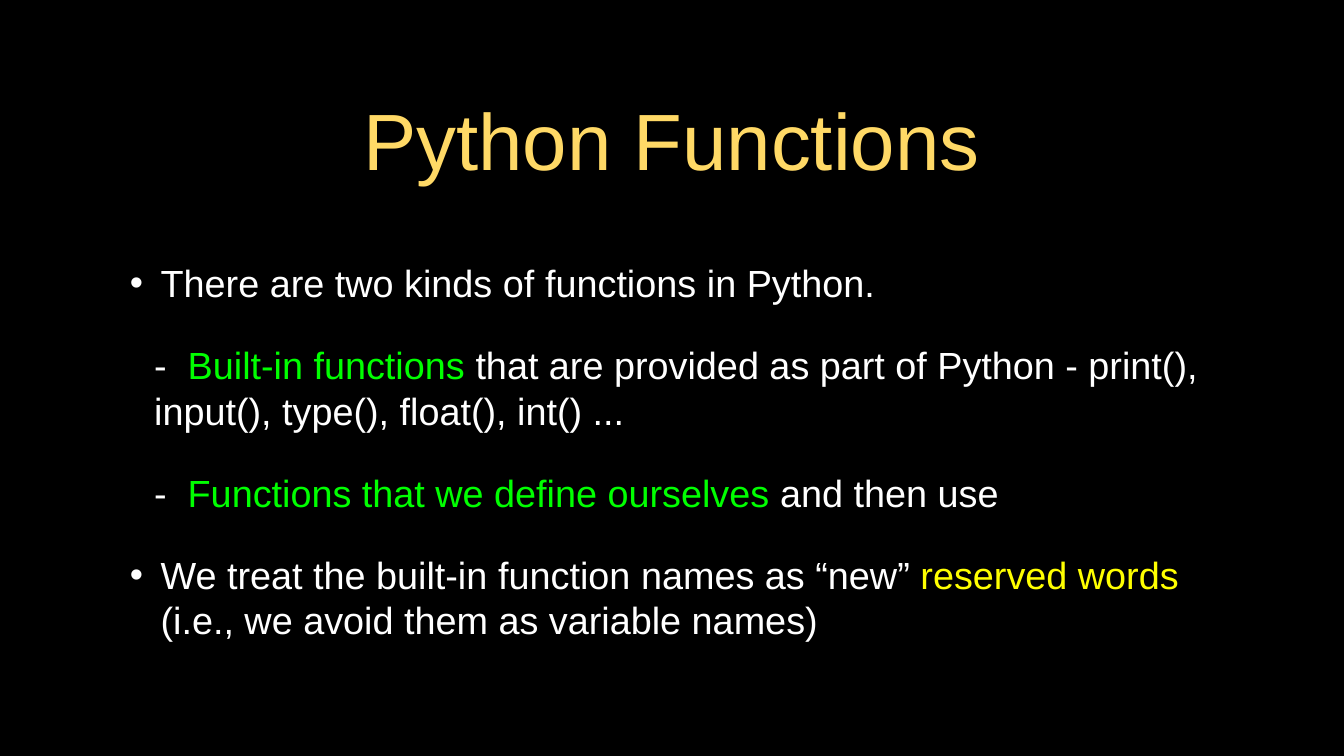
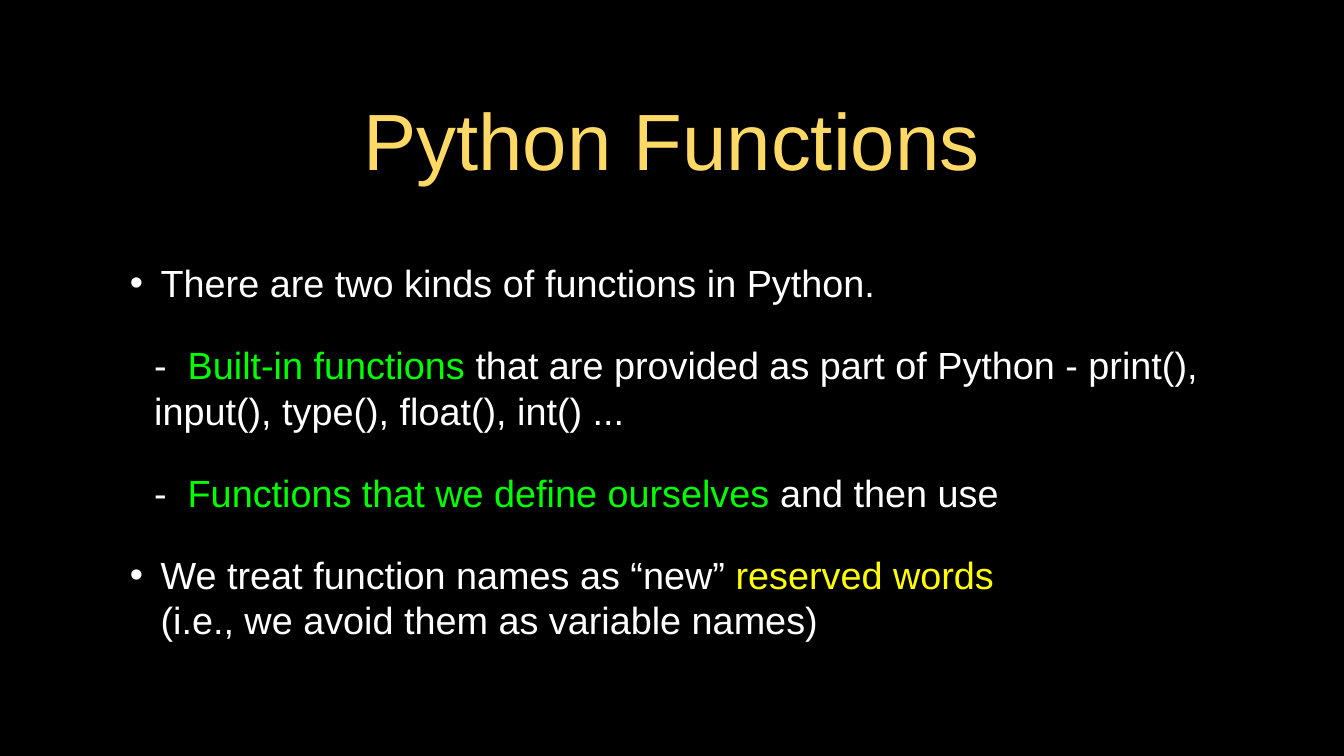
Before and after one commit to csev/py4e, a slide deck: slide 3 of lectures3/Pythonlearn-04-Functions.pptx. Drawn at 1344x756 pixels with LibreOffice and Linux fonts; fonts in the diff are those of the drawing. Boxes give left, top, right and bottom in pixels: in the first picture for what was removed or moved away, otherwise in the second. Text is boxed around its words. In the diff, an @@ line names an element or a change of style, - is before the commit and + after.

Commit message:
Reword

```diff
--- a/lectures3/Pythonlearn-04-Functions.pptx
+++ b/lectures3/Pythonlearn-04-Functions.pptx
@@ text at [161, 561, 994, 641]: text changed @@
-• We treat the built-in function names as “new” reserved words
-  (i.e., we avoid them as variable names)
+• We treat function names as “new” reserved words
+  (i.e., we avoid them as variable names)
```
